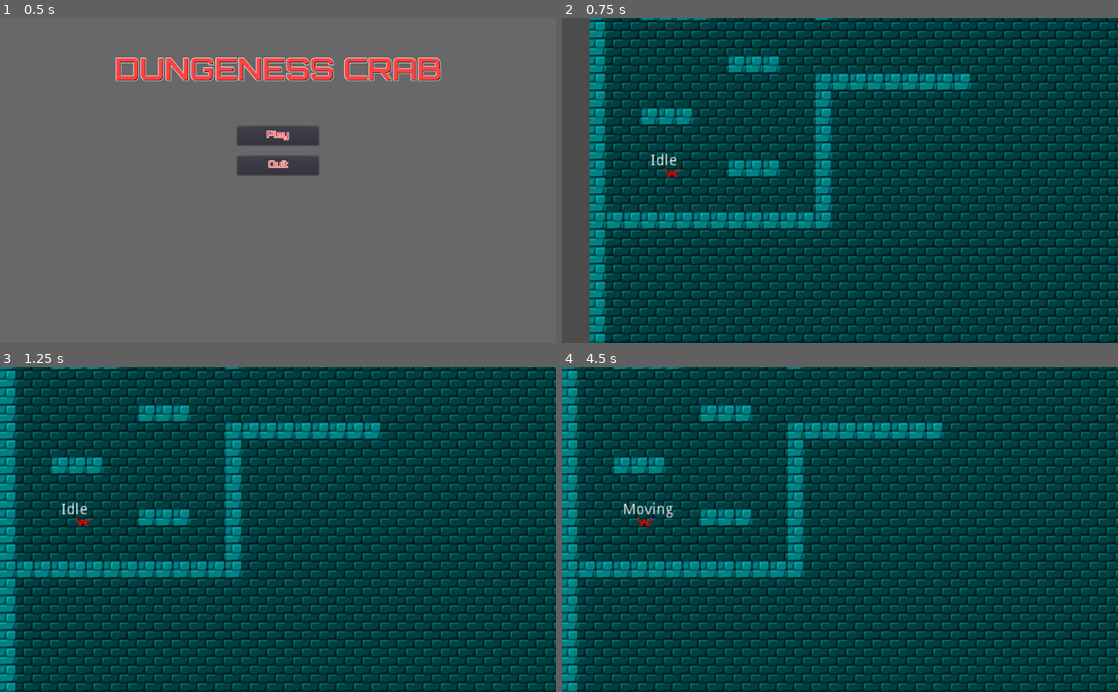
Above: before the commit, frames 1-4 (two rows, left to right).
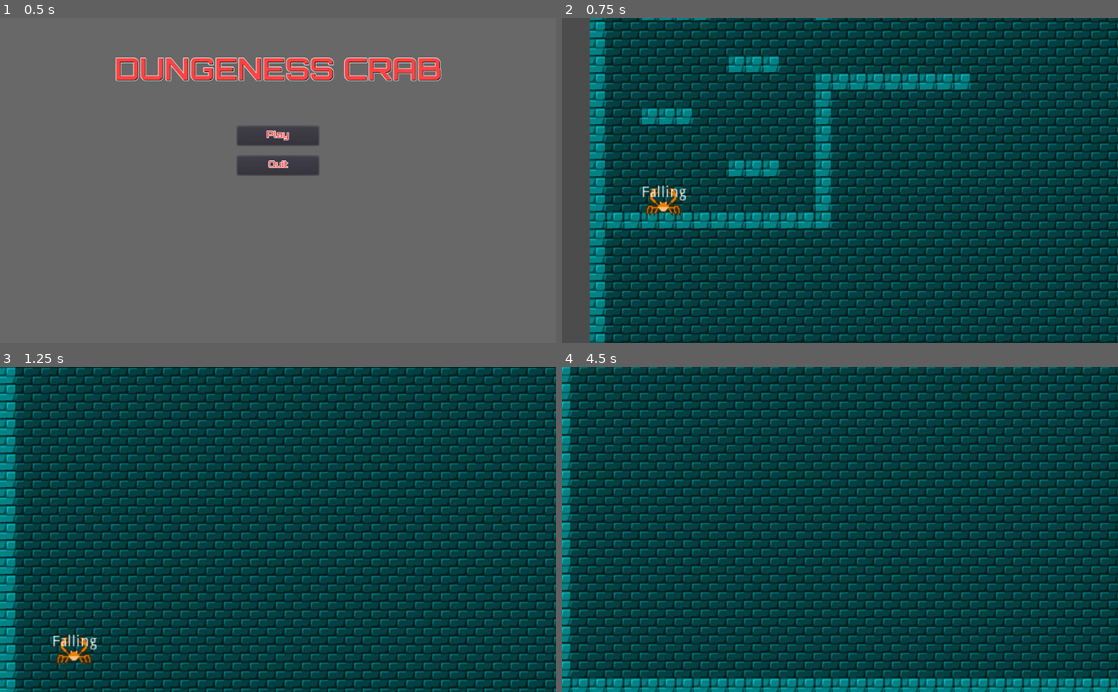
Above: after the commit, the same moments.

Repository: NickPieto/Game-Jam-XNHJ-FINAL
Game: Godot game, scene res://UI/Main Menu.tscn
The game is run twice, just before and just after one commit, with the same random seed, the same clock (stepped at 60 frames per second) and the same inputs.
Inputs:
- Up to frame 1 (0.5 s): no input
- Up to frame 2 (0.75 s): click "Play" at 0.5 s
- Up to frame 3 (1.25 s): no input
- Up to frame 4 (4.5 s): hold D (right) 1.28-2.78 s; tap W (jump) at 1.52, 2.27, 3.77 s; tap Enter at 2.75, 4.25 s; hold A (left) 2.78-3.53 s; tap Space at 3.5 s; hold D (right) from 3.53 s (still down)

Frame 1 is identical in both runs. In frame 2, 0.5% of the frame differs, in the area x 14-23%, y 41-61%; in frame 3, 43%; in frame 4, 53%, in the area x 0-100%, y 0-100%.

Commit message:
New crab

Diff:
--- a/Final Project/Game.tscn
+++ b/Final Project/Game.tscn
@@ -13,9 +13,6 @@
 [ext_resource path="res://Assets/GameJamPossibleTrack2.mp3" type="AudioStream" id=11]
 [ext_resource path="res://Assets/Bricks_foreground.png" type="Texture" id=12]
 [ext_resource path="res://Assets/Bricks_background.png" type="Texture" id=13]
-
-[sub_resource type="ConvexPolygonShape2D" id=11]
-points = PoolVector2Array( 0, 0, 30.6994, 0, 30.6994, 30.7527, 0, 30.7527 )
 
 [sub_resource type="TileSet" id=1]
 0/name = "background_wall.png 0"
@@ -42,16 +39,9 @@
 1/navigation_offset = Vector2( 0, 0 )
 1/shape_offset = Vector2( 0, 0 )
 1/shape_transform = Transform2D( 1, 0, 0, 1, 0, 0 )
-1/shape = SubResource( 11 )
 1/shape_one_way = false
-1/shape_one_way_margin = 1.0
-1/shapes = [ {
-"autotile_coord": Vector2( 0, 0 ),
-"one_way": false,
-"one_way_margin": 1.0,
-"shape": SubResource( 11 ),
-"shape_transform": Transform2D( 1, 0, 0, 1, 0, 0 )
-} ]
+1/shape_one_way_margin = 0.0
+1/shapes = [  ]
 1/z_index = 0
 
 [sub_resource type="ConvexPolygonShape2D" id=3]
--- a/Final Project/Player/Player.tscn
+++ b/Final Project/Player/Player.tscn
@@ -1,6 +1,6 @@
-[gd_scene load_steps=17 format=2]
+[gd_scene load_steps=15 format=2]
 
-[ext_resource path="res://Assets/Dungeness Crab (1).png" type="Texture" id=1]
+[ext_resource path="res://Assets/Crab.png" type="Texture" id=1]
 [ext_resource path="res://Player/Player.gd" type="Script" id=2]
 [ext_resource path="res://State Machine/StateMachine.gd" type="Script" id=3]
 [ext_resource path="res://Player/Jumping.gd" type="Script" id=4]
@@ -11,37 +11,27 @@
 [sub_resource type="AtlasTexture" id=7]
 flags = 4
 atlas = ExtResource( 1 )
-region = Rect2( 0, 0, 16, 16 )
+region = Rect2( 0, 0, 32, 32 )
 
 [sub_resource type="AtlasTexture" id=8]
 flags = 4
 atlas = ExtResource( 1 )
-region = Rect2( 0, 0, 16, 16 )
+region = Rect2( 0, 0, 32, 32 )
 
 [sub_resource type="AtlasTexture" id=9]
 flags = 4
 atlas = ExtResource( 1 )
-region = Rect2( 0, 0, 16, 16 )
+region = Rect2( 0, 32, 32, 32 )
 
-[sub_resource type="AtlasTexture" id=1]
+[sub_resource type="AtlasTexture" id=10]
 flags = 4
 atlas = ExtResource( 1 )
-region = Rect2( 0, 0, 16, 16 )
+region = Rect2( 0, 0, 32, 32 )
 
-[sub_resource type="AtlasTexture" id=2]
+[sub_resource type="AtlasTexture" id=11]
 flags = 4
 atlas = ExtResource( 1 )
-region = Rect2( 16, 0, 16, 16 )
-
-[sub_resource type="AtlasTexture" id=3]
-flags = 4
-atlas = ExtResource( 1 )
-region = Rect2( 0, 16, 16, 16 )
-
-[sub_resource type="AtlasTexture" id=4]
-flags = 4
-atlas = ExtResource( 1 )
-region = Rect2( 16, 16, 16, 16 )
+region = Rect2( 0, 32, 32, 32 )
 
 [sub_resource type="SpriteFrames" id=5]
 animations = [ {
@@ -60,25 +50,26 @@
 "name": "Jumping",
 "speed": 5.0
 }, {
-"frames": [ SubResource( 1 ), SubResource( 2 ), SubResource( 3 ), SubResource( 4 ) ],
+"frames": [ SubResource( 10 ), SubResource( 11 ) ],
 "loop": true,
 "name": "Moving",
 "speed": 4.0
 } ]
 
 [sub_resource type="RectangleShape2D" id=6]
-extents = Vector2( 7, 4 )
+extents = Vector2( 16, 13 )
 
 [node name="Player" type="KinematicBody2D"]
 script = ExtResource( 2 )
 
 [node name="AnimatedSprite" type="AnimatedSprite" parent="."]
 frames = SubResource( 5 )
-animation = "Moving"
+animation = "Idle"
 playing = true
 offset = Vector2( 0, -2 )
 
 [node name="CollisionShape2D" type="CollisionShape2D" parent="."]
+position = Vector2( 0, -3 )
 shape = SubResource( 6 )
 
 [node name="StateMachine" type="Node" parent="."]
--- a/Final Project/project.godot
+++ b/Final Project/project.godot
@@ -7,16 +7,6 @@
 ;   param=value ; assign values to parameters
 
 config_version=4
-
-_global_script_classes=[ {
-"base": "KinematicBody2D",
-"class": "Player",
-"language": "GDScript",
-"path": "res://Player/Player.gd"
-} ]
-_global_script_class_icons={
-"Player": ""
-}
 
 [application]
 
Not shown, added: Final Project/Assets/Crab.png.import
Not shown: 1 places in Final Project/Game.tscn that only renumber resources
